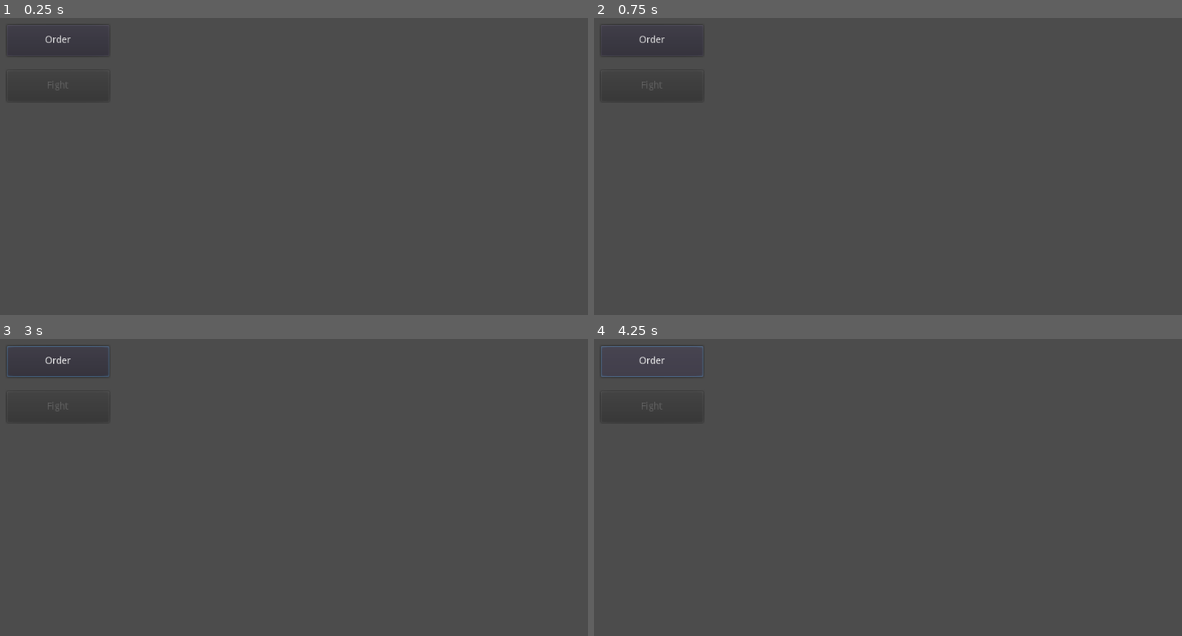
Above: before the commit, frames 1-4 (two rows, left to right).
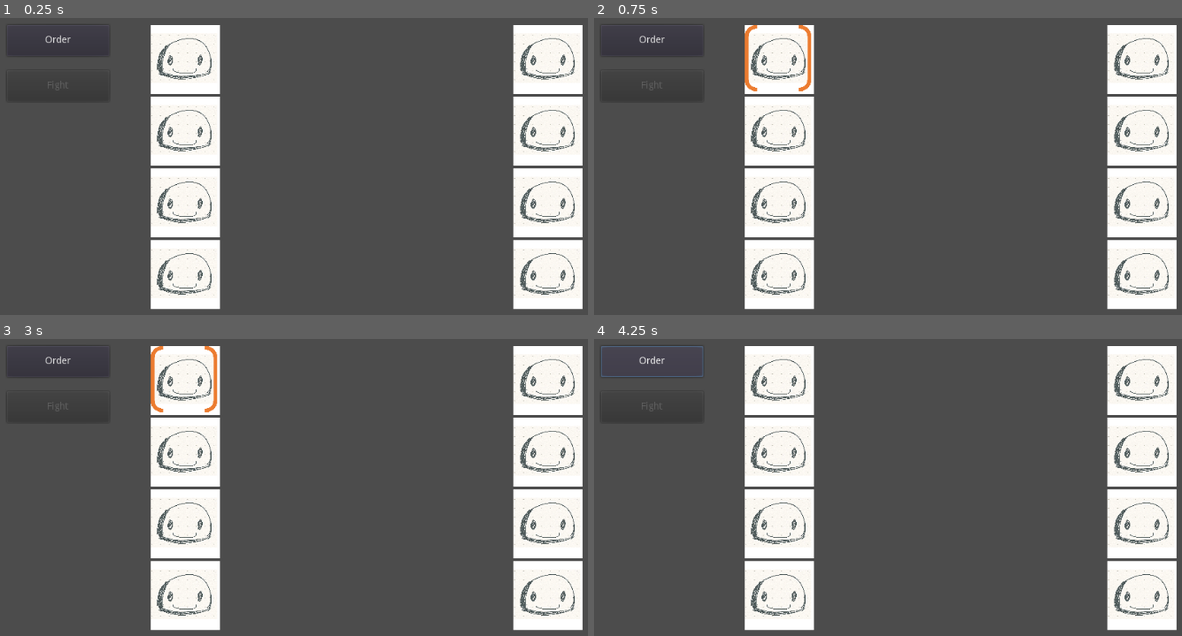
Above: after the commit, the same moments.

Repository: tangweejieleslie/phoenix_journey
Game: Godot game, scene res://Battle/1_LandingScreen.tscn
Two runs of this game, one before a commit and one after it. Both use one fixed random seed, a clock stepped at 60 frames per second and the inputs below. The project has no main scene, so this scene is started directly.
Inputs (mouse positions are in pixels of both pictures, inside the frame that each line leads up to):
- Up to frame 1 (0.25 s): no input
- Up to frame 2 (0.75 s): click (776, 59) at 0.52 s
- Up to frame 3 (3 s): click "Order" at 1.25 s; click "Order" at 2 s; click (182, 380) at 2.77 s
- Up to frame 4 (4.25 s): click "Order" at 3.5 s

The runs differ from the first frame. In frame 1, 21% of the frame differs, in the area x 25-100%, y 2-99%; in frame 2, 21%; in frame 3, 22%, in the area x 1-100%, y 2-99%; in frame 4, 21%.

Commit message:
add disable and enable selection

Diff:
--- /dev/null
+++ b/Godot Working Folder/Battle/1_LandingScreen.gd
@@ -0,0 +1,20 @@
+extends Node2D
+
+
+# Declare member variables here. Examples:
+# var a = 2
+# var b = "text"
+
+
+# Called when the node enters the scene tree for the first time.
+func _ready():
+	DisableAll()
+	pass # Replace with function body.
+
+func DisableAll():
+	print($Ally.get_children())
+
+
+# Called every frame. 'delta' is the elapsed time since the previous frame.
+#func _process(delta):
+#	pass
--- a/Godot Working Folder/Battle/1_LandingScreen.tscn
+++ b/Godot Working Folder/Battle/1_LandingScreen.tscn
@@ -1,6 +1,10 @@
-[gd_scene format=2]
+[gd_scene load_steps=3 format=2]
+
+[ext_resource path="res://Battle/2_TargetSelectionScene.tscn" type="PackedScene" id=1]
+[ext_resource path="res://Battle/1_LandingScreen.gd" type="Script" id=2]
 
 [node name="BattleScene" type="Node2D"]
+script = ExtResource( 2 )
 
 [node name="Order" type="Button" parent="."]
 margin_left = 32.6838
@@ -22,3 +26,9 @@
 __meta__ = {
 "_edit_use_anchors_": false
 }
+
+[node name="Ally" parent="." instance=ExtResource( 1 )]
+position = Vector2( 240.688, 22.653 )
+
+[node name="Enemy" parent="." instance=ExtResource( 1 )]
+position = Vector2( 765.482, 22.653 )
--- /dev/null
+++ b/Godot Working Folder/Battle/2_TargetSelectionScene.gd
@@ -0,0 +1,27 @@
+extends Node2D
+
+
+# Declare member variables here. Examples:
+# var a = 2
+# var b = "text"
+
+
+# Called when the node enters the scene tree for the first time.
+func _ready():
+	var image = load("res://Battle/sample_resources/monster_design_1.png")
+	$GridContainer/UnitPlaceholder/TextureButton.texture_normal = image
+	pass # Replace with function body.
+
+func DisableAll():
+	for child in $GridContainer.get_children():
+		child.get_node("TextureButton").disabled = true
+		child.get_node("TextureButton").focus_mode =Control.FOCUS_NONE
+
+func EnableAll():
+	for child in $GridContainer.get_children():
+		child.get_node("TextureButton").disabled = false
+		child.get_node("TextureButton").focus_mode =Control.FOCUS_ALL
+
+# Called every frame. 'delta' is the elapsed time since the previous frame.
+#func _process(delta):
+#	pass
--- a/Godot Working Folder/Battle/2_TargetSelectionScene.tscn
+++ b/Godot Working Folder/Battle/2_TargetSelectionScene.tscn
@@ -1,9 +1,11 @@
-[gd_scene load_steps=3 format=2]
+[gd_scene load_steps=4 format=2]
 
 [ext_resource path="res://Battle/sample_resources/monster_design_1.png" type="Texture" id=1]
 [ext_resource path="res://Battle/sample_resources/selected_border_thicker.png" type="Texture" id=2]
+[ext_resource path="res://Battle/2_TargetSelectionScene.gd" type="Script" id=3]
 
 [node name="TargetSelectionScene" type="Node2D"]
+script = ExtResource( 3 )
 
 [node name="GridContainer" type="GridContainer" parent="."]
 margin_right = 172.0
@@ -23,7 +25,6 @@
 margin_right = 2148.0
 margin_bottom = 2148.0
 rect_scale = Vector2( 0.045, 0.045 )
-texture_normal = ExtResource( 1 )
 texture_focused = ExtResource( 2 )
 __meta__ = {
 "_edit_use_anchors_": false
--- a/Godot Working Folder/Battle/3_SkillSelectionScene.tscn
+++ b/Godot Working Folder/Battle/3_SkillSelectionScene.tscn
@@ -1,3 +1,52 @@
 [gd_scene format=2]
 
 [node name="SkillSelection" type="Node2D"]
+
+[node name="GridContainer" type="GridContainer" parent="."]
+margin_right = 312.0
+margin_bottom = 164.0
+size_flags_vertical = 3
+__meta__ = {
+"_edit_use_anchors_": false
+}
+
+[node name="Skill Placeholder" type="Button" parent="GridContainer"]
+margin_right = 312.0
+margin_bottom = 20.0
+text = "Skill Name ABC"
+
+[node name="Skill Placeholder2" type="Button" parent="GridContainer"]
+margin_top = 24.0
+margin_right = 312.0
+margin_bottom = 44.0
+text = "Skill Name ABC"
+
+[node name="Skill Placeholder3" type="Button" parent="GridContainer"]
+margin_top = 48.0
+margin_right = 312.0
+margin_bottom = 68.0
+text = "longer skill name should make the rest expand"
+
+[node name="Skill Placeholder4" type="Button" parent="GridContainer"]
+margin_top = 72.0
+margin_right = 312.0
+margin_bottom = 92.0
+text = "Skill Name ABC"
+
+[node name="Skill Placeholder5" type="Button" parent="GridContainer"]
+margin_top = 96.0
+margin_right = 312.0
+margin_bottom = 116.0
+text = "Skill Name ABC"
+
+[node name="Skill Placeholder6" type="Button" parent="GridContainer"]
+margin_top = 120.0
+margin_right = 312.0
+margin_bottom = 140.0
+text = "Skill Name ABC"
+
+[node name="Skill Placeholder7" type="Button" parent="GridContainer"]
+margin_top = 144.0
+margin_right = 312.0
+margin_bottom = 164.0
+text = "Skill Name ABC"
